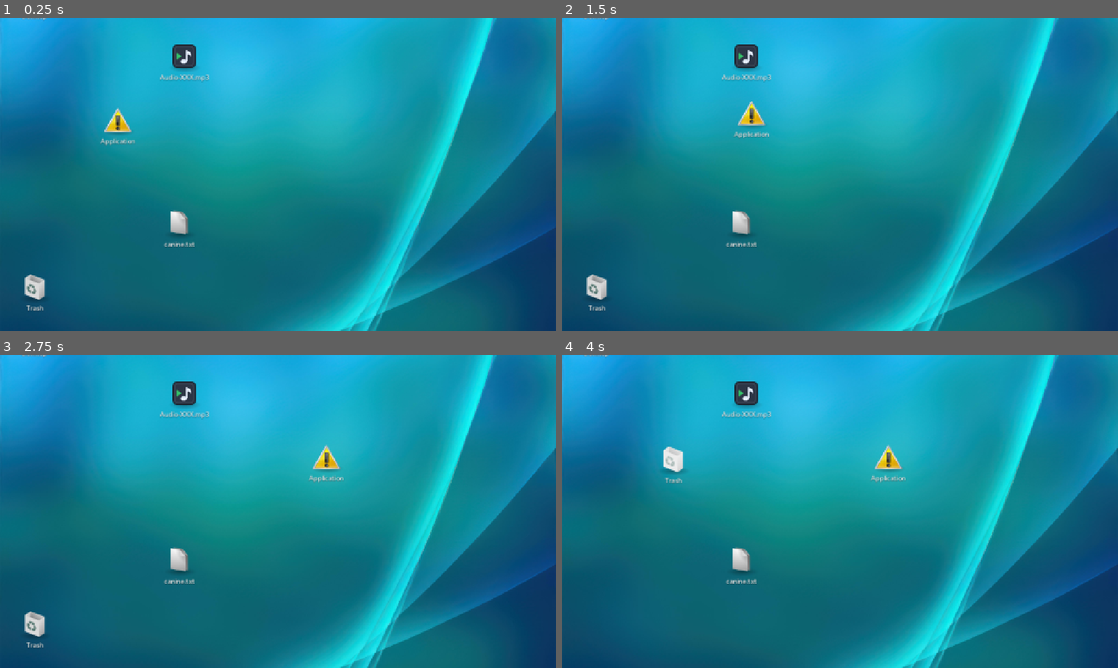
Above: before the commit, frames 1-4 (two rows, left to right).
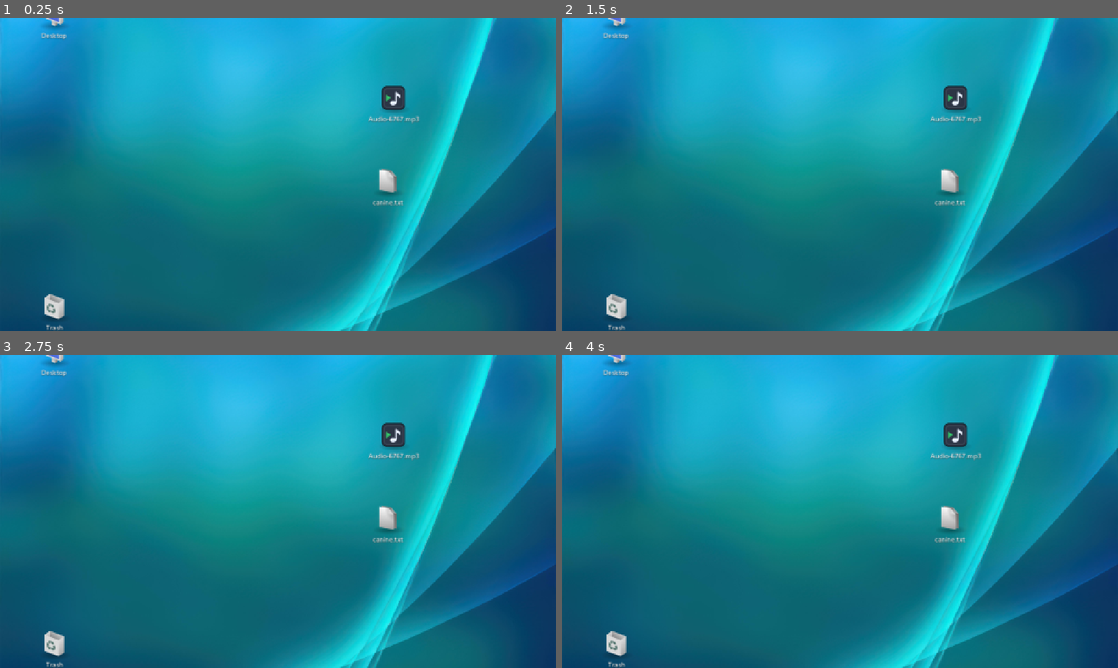
Above: after the commit, the same moments.

Repository: kaminaryu/project-found-footage
Game: Godot game, scene res://Scenes/Mechanism/Desktop/Desktopwindow.tscn
Two runs of this game, one before a commit and one after it. Both use one fixed random seed, a clock stepped at 60 frames per second and the inputs below. This scene is started directly instead of the project's main scene. Sound files missing from this copy of the repository are replaced by a short silence.
Inputs (mouse positions are in pixels of both pictures, inside the frame that each line leads up to):
- Up to frame 1 (0.25 s): no input
- Up to frame 2 (1.5 s): click (595, 287) at 0.52 s; tap Enter (ui_accept) at 1.25 s; drag from (678, 124) to (895, 105) at 1.27 s
- Up to frame 3 (2.75 s): drag from (161, 380) to (250, 574) at 2.02 s
- Up to frame 4 (4 s): tap Enter (ui_accept) at 2.75, 3.5 s; move the mouse to (723, 545) at 2.77 s; hold D (move_right) 2.78-3.5 s; hold P (place_item) 2.78-3.5 s; click (723, 545) at 2.92 s; drag from (595, 630) to (673, 464) at 3.52 s

The runs differ from the first frame. In frame 1, 2.7% of the frame differs, in the area x 4-76%, y 0-100%; in frame 2, 2.7%; in frame 3, 2.7%; in frame 4, 2.7%.

Commit message:
Feat: Added default icon that will pop up error when ran

Diff:
--- a/Mechanism/Desktop/Icons/desktop_icon_base.gd
+++ b/Mechanism/Desktop/Icons/desktop_icon_base.gd
@@ -75,3 +75,6 @@
 			assert(false, "Icon is somehow not attached to any DesktopWindow node!!")
 
 	return node
+
+
+@abstract func _on_program_ran(app: Node) -> void
--- /dev/null
+++ b/Mechanism/Desktop/Icons/dummy_icon.gd
@@ -0,0 +1,10 @@
+@tool
+extends DesktopIconBase
+
+func _ready() -> void :
+	super._ready()
+	program_ran.connect(_on_program_ran)
+
+
+func _on_program_ran(err_popup: Node) -> void :
+	err_popup.run("Unexpected Error", "%s cannot be run." % icon_name)
--- /dev/null
+++ b/Mechanism/Desktop/Icons/dummy_icon.tscn
@@ -0,0 +1,17 @@
+[gd_scene format=3 uid="uid://cef58qrpg5ofx"]
+
+[ext_resource type="Script" uid="uid://bdnef15spy80" path="res://Mechanism/Desktop/Icons/dummy_icon.gd" id="1_o413j"]
+[ext_resource type="PackedScene" uid="uid://d2bve73602k66" path="res://Mechanism/Desktop/Icons/desktop_icon_visuals.tscn" id="2_uwuio"]
+[ext_resource type="Texture2D" uid="uid://bib1j72nk2v3q" path="res://Assets/UI/Desktop/Icons/DefaultIcon64.png" id="2_vruo6"]
+[ext_resource type="PackedScene" uid="uid://b28wd28db6vja" path="res://Mechanism/Desktop/Programs/ErrorPopup.tscn" id="3_0sk6b"]
+
+[node name="DummyIcon" type="Control" unique_id=178140045 node_paths=PackedStringArray("desktop_icon_visuals")]
+layout_mode = 3
+anchors_preset = 0
+script = ExtResource("1_o413j")
+desktop_icon_visuals = NodePath("DesktopIconVisuals")
+icon_texture = ExtResource("2_vruo6")
+program_to_run = ExtResource("3_0sk6b")
+
+[node name="DesktopIconVisuals" parent="." unique_id=1524986701 instance=ExtResource("2_uwuio")]
+layout_mode = 0
--- a/Mechanism/Desktop/Programs/error_popup.gd
+++ b/Mechanism/Desktop/Programs/error_popup.gd
@@ -21,7 +21,7 @@
 	hide()
 
 
-func run(custom_message: String = "", custom_icon: Texture2D = null, custom_header: String = "") -> void:
+func run(custom_header: String = "", custom_message: String = "", custom_icon: Texture2D = null) -> void:
 	_apply_content(custom_message, custom_icon, custom_header)
 
 	if _is_open:
--- a/Scenes/Mechanism/Desktop/Desktopwindow.tscn
+++ b/Scenes/Mechanism/Desktop/Desktopwindow.tscn
@@ -12,8 +12,8 @@
 [ext_resource type="Texture2D" uid="uid://do5m6poe7jobb" path="res://Assets/UI/Desktop/Icons/Trash64.png" id="10_kp0gs"]
 [ext_resource type="Texture2D" uid="uid://b14o3rxsoecjx" path="res://Assets/UI/Desktop/Icons/Error64.png" id="13_6b82k"]
 [ext_resource type="Script" uid="uid://cwkibkkw0b3lb" path="res://Mechanism/Desktop/window_drag_handle.gd" id="15_drag"]
+[ext_resource type="PackedScene" uid="uid://cef58qrpg5ofx" path="res://Mechanism/Desktop/Icons/dummy_icon.tscn" id="15_olv04"]
 [ext_resource type="PackedScene" uid="uid://cv2m7v210uq3n" path="res://Mechanism/Desktop/Icons/text_reader_icon.tscn" id="15_t60eu"]
-[ext_resource type="PackedScene" uid="uid://d2bve73602k66" path="res://Mechanism/Desktop/Icons/desktop_icon_visuals.tscn" id="17_0muut"]
 [ext_resource type="Texture2D" uid="uid://bgjo7muwiv8t1" path="res://Assets/UI/Desktop/JumpscareEyes.png" id="18_6b82k"]
 [ext_resource type="AudioStream" uid="uid://fk8gewtr2yuk" path="res://Assets/Audios/SFX/Novakia/tv_static.wav" id="19_0muut"]
 [ext_resource type="PackedScene" uid="uid://do4tkxjp6bml1" path="res://Mechanism/Desktop/Icons/audio_icon.tscn" id="19_nu7vc"]
@@ -45,7 +45,7 @@
 gui_embed_subwindows = true
 oversampling_override = 1.0
 title = "Desktop"
-initial_position = 1
+initial_position = 2
 size = Vector2i(1280, 960)
 unresizable = true
 always_on_top = true
@@ -120,21 +120,12 @@
 size_flags_horizontal = 3
 size_flags_vertical = 3
 
-[node name="DesktopIcon" parent="DesktopSkeleton/DesktopIconsField/IconsField" unique_id=1375163577 instance=ExtResource("5_t60eu")]
-layout_mode = 0
-offset_left = 12.0
-offset_top = 12.0
-offset_right = 102.0
-offset_bottom = 102.0
-icon_texture = ExtResource("6_olv04")
-icon_name = "Desktop"
-
 [node name="SokobanIcon" parent="DesktopSkeleton/DesktopIconsField/IconsField" unique_id=196024873 instance=ExtResource("5_t60eu")]
 layout_mode = 1
-offset_left = 552.0
-offset_top = 236.0
-offset_right = 618.0
-offset_bottom = 321.0
+offset_left = 189.0
+offset_top = 204.0
+offset_right = 296.0
+offset_bottom = 294.0
 icon_texture = ExtResource("7_6b82k")
 icon_name = "game_final.exe"
 application = ExtResource("8_0muut")
@@ -143,51 +134,53 @@
 The file may be corrupted."
 hide_if_save_flag = "ctf_revealed"
 
-[node name="Trash" parent="DesktopSkeleton/DesktopIconsField/IconsField" unique_id=1524986701 instance=ExtResource("5_t60eu")]
-layout_mode = 1
-offset_left = 11.0
-offset_top = 627.0
-offset_right = 77.0
-offset_bottom = 712.0
-icon_texture = ExtResource("10_kp0gs")
-icon_name = "Trash"
-blocked_title = "Trash is empty."
-blocked_message = "There is no trash inside the trash can."
-
 [node name="CTF" parent="DesktopSkeleton/DesktopIconsField/IconsField" unique_id=1528960646 instance=ExtResource("5_t60eu")]
 layout_mode = 1
-offset_left = 484.0
-offset_top = 353.0
-offset_right = 550.0
-offset_bottom = 438.0
+offset_left = 205.0
+offset_top = 357.0
+offset_right = 276.0
+offset_bottom = 447.0
 icon_texture = ExtResource("13_6b82k")
 icon_name = "Portal.exe"
 application = ExtResource("10_dk0mw")
 hidden_until_revealed = true
 reveal_save_flag = "ctf_revealed"
 
-[node name="DesktopIcon2" parent="DesktopSkeleton/DesktopIconsField/IconsField" unique_id=22635187 instance=ExtResource("17_0muut")]
-layout_mode = 0
-offset_left = 159.0
-offset_top = 293.0
-offset_right = 249.0
-offset_bottom = 383.0
-
 [node name="AudioIcon" parent="DesktopSkeleton/DesktopIconsField/IconsField" unique_id=260247116 instance=ExtResource("19_nu7vc")]
 layout_mode = 0
-offset_left = 291.0
-offset_top = 181.0
-offset_right = 291.0
-offset_bottom = 181.0
+offset_left = 802.0
+offset_top = 232.0
+offset_right = 802.0
+offset_bottom = 232.0
+audio_name = "Audio-6767.mp3"
+icon_name = "Audio-6767.mp3"
 
 [node name="TextReaderIcon" parent="DesktopSkeleton/DesktopIconsField/IconsField" unique_id=945425594 instance=ExtResource("15_t60eu")]
 layout_mode = 1
-offset_left = 335.0
-offset_top = 495.0
-offset_right = 335.0
-offset_bottom = 495.0
+offset_left = 819.0
+offset_top = 430.0
+offset_right = 819.0
+offset_bottom = 430.0
 file_path = "res://Resources/Data/CTF/Texts/canine.txt"
 icon_name = "canine.txt"
+
+[node name="DesktopIcon" parent="DesktopSkeleton/DesktopIconsField/IconsField" unique_id=178140045 instance=ExtResource("15_olv04")]
+layout_mode = 1
+offset_left = -16.0
+offset_top = -12.0
+offset_right = -16.0
+offset_bottom = -12.0
+icon_texture = ExtResource("6_olv04")
+icon_name = "Desktop"
+
+[node name="TrashIcon" parent="DesktopSkeleton/DesktopIconsField/IconsField" unique_id=1990100099 instance=ExtResource("15_olv04")]
+layout_mode = 1
+offset_left = -4.0
+offset_top = 674.0
+offset_right = -4.0
+offset_bottom = 674.0
+icon_texture = ExtResource("10_kp0gs")
+icon_name = "Trash"
 
 [node name="TaskbarArea" type="Control" parent="DesktopSkeleton" unique_id=593891721]
 custom_minimum_size = Vector2(0, 118.22)
Not shown, added: Mechanism/Desktop/Icons/dummy_icon.gd.uid
